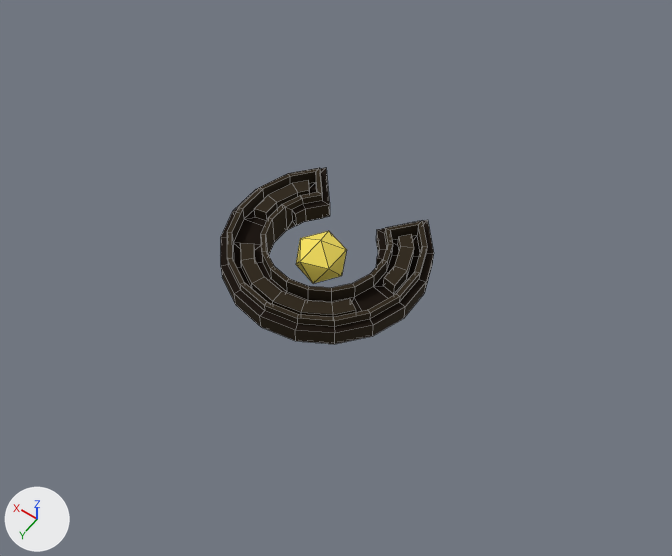
Renders of the FBX model Back_Home/Assets/Art_Assets/Sprites/Enemies/Stunner/3D_Model/3D_Model.FBX from each side of a commit.
Both versions are drawn from a camera (50 mm lens) standing at (-1.98, 2.63, 4.02) and looking at (-0.12, 0.03, -0.07). Lighting does not change. The marker at lower left points along +X, +Y and +Z. Mesh edges are drawn as thin lines. Where no turn or scale is listed for an object, it has been applied to the vertices.

Before the edit, the objects in view are built like this:
```python
me_mesh = bpy.data.meshes.new('Mesh')
me_mesh.from_pydata(...)  # 276 vertices, 282 faces; spans x -0.586..0.586, y -0.541..0.541, z -0.144..0.144
me_mesh.materials.append(mat_09___default)
ob_tube001 = bpy.data.objects.new('Tube001', me_mesh)
ob_tube001.location = (0.0, 0.0, 0.0)
```
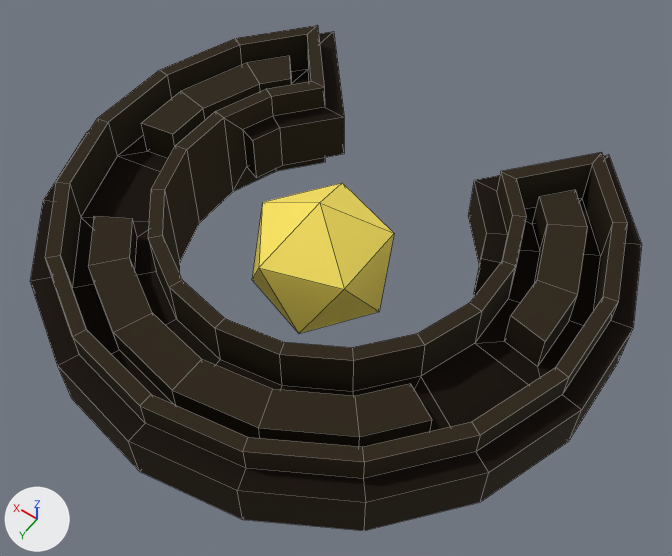
Edits to the bpy script that builds the scene:
```text
Change img_stunner_d_tga:
    img_stunner_d_tga: load_image('stunner_D.tga', 'stunner_D.png', 2048, 2048, 'sRGB') -> load_image('stunner_D.png', 'stunner_D.png', 2048, 2048, 'sRGB')
Change img_stunner_s_tga:
    img_stunner_s_tga: load_image('stunner_S.tga', 'stunner_S.png', 2048, 2048, 'sRGB') -> load_image('stunner_S.png', 'stunner_S.png', 2048, 2048, 'sRGB')
Change me_mesh:
    where me_mesh.from_pydata(...)  # 276 vertices, 282 faces; spans x -0.586..0.586, y -0.541..0.541, z -0.144..0.144
    used by ob_tube001; location = (0.0, 0.0, 0.0)
    me_mesh part 1: the loose piece of 264 vertices spanning x -0.586..0.586, y -0.541..0.541, z -0.101..0.101 is multiplied about its middle by the matrix ((2.785, 0.0, 0.0), (0.0, 2.785, 0.0), (0.0, 0.0, 3.102))
    me_mesh part 2: the loose piece of 12 vertices spanning x -0.143..0.143, y -0.136..0.136, z -0.144..0.144 is deleted
Add me_mesh_001:
    me_mesh_001.from_pydata(...)  # an icosphere of 20 faces spanning x -0.398..0.398, y -0.379..0.379, z -0.445..0.445
    me_mesh_001.materials.append(mat_09___default)
Add ob_object001:
    ob_object001 = bpy.data.objects.new('Object001', me_mesh_001)
    ob_object001.location = (0.0, 0.0, 0.0)
```

Pixel boxes [x1, y1, x2, y2] of what changed, in the pictures (672 x 556 px; the box of a moved part takes in the faces that stretch with it):
'Tube001', surface changed, reshaped (186% wider, 186% taller)
    before: [221, 168, 434, 344]
    after: [30, 25, 642, 531]
'Object001', added
    after: [252, 183, 394, 334]
part 1 of me_mesh, moved or reshaped
    before: [221, 168, 434, 344]
    after: [30, 25, 642, 531]
part 2 of me_mesh, deleted (yellow)
    before: [296, 231, 347, 283]
